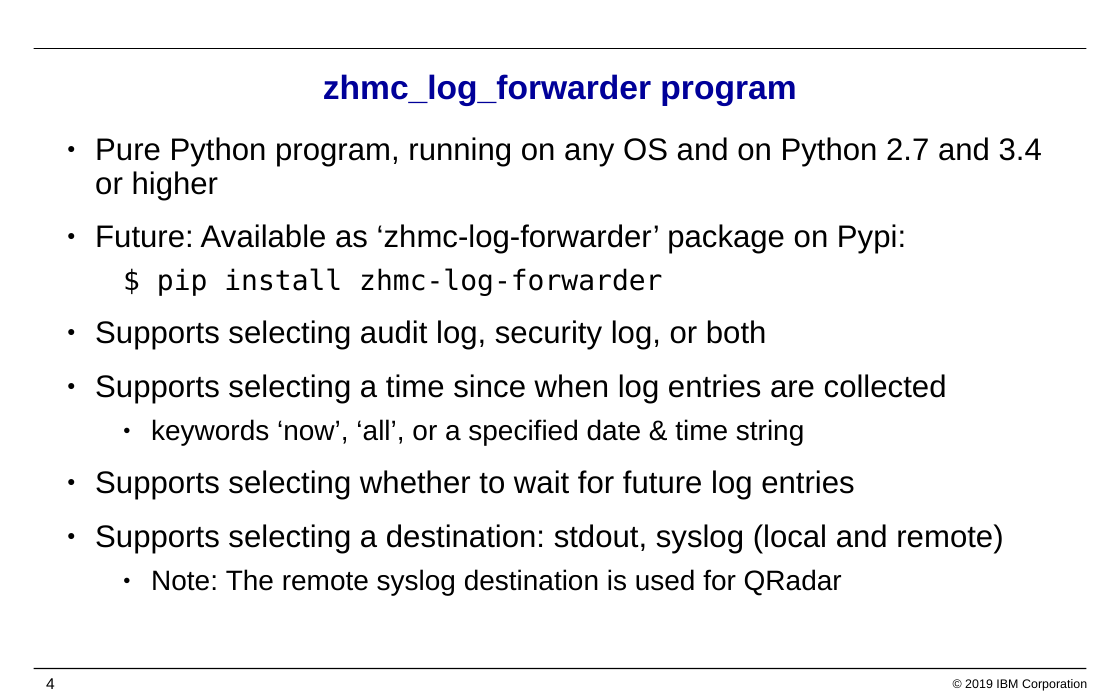
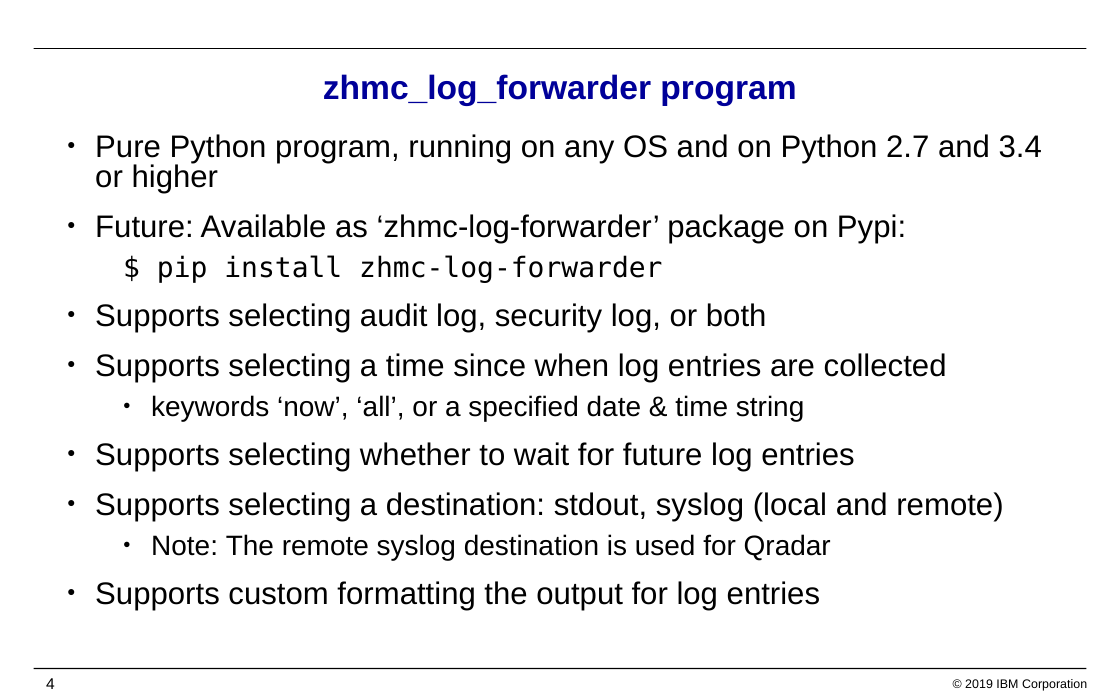
Before and after one commit to zhmcclient/zhmc-log-forwarder, a slide deck: slide 4 of IBM_Z_HMC_Log_Forwarder.pptx. Drawn at 1120x700 pixels with LibreOffice and Linux fonts; fonts in the diff are those of the drawing; background and template pictures are left out. Boxes give left, top, right and bottom in pixels: in the first picture for what was removed or moved away, otherwise in the second. Text is boxed around its words. In the diff, an @@ line names an element or a change of style, - is before the commit and + after.

Commit message:
Updated presentation with time_format parm

```diff
--- a/IBM_Z_HMC_Log_Forwarder.pptx
+++ b/IBM_Z_HMC_Log_Forwarder.pptx
@@ text at <box>95,134,1042,521</box>: line spacing 0.9 to 0.8 @@
@@ text at <box>95,534,831,610</box>: text changed @@
-  ● Note: The remote syslog destination is used for QRadar
+  ● Note: The remote syslog destination is used for Qradar
+● Supports custom formatting the output for log entries
```
Also in this commit, not shown: 4 other slides changed, 1 other file.
